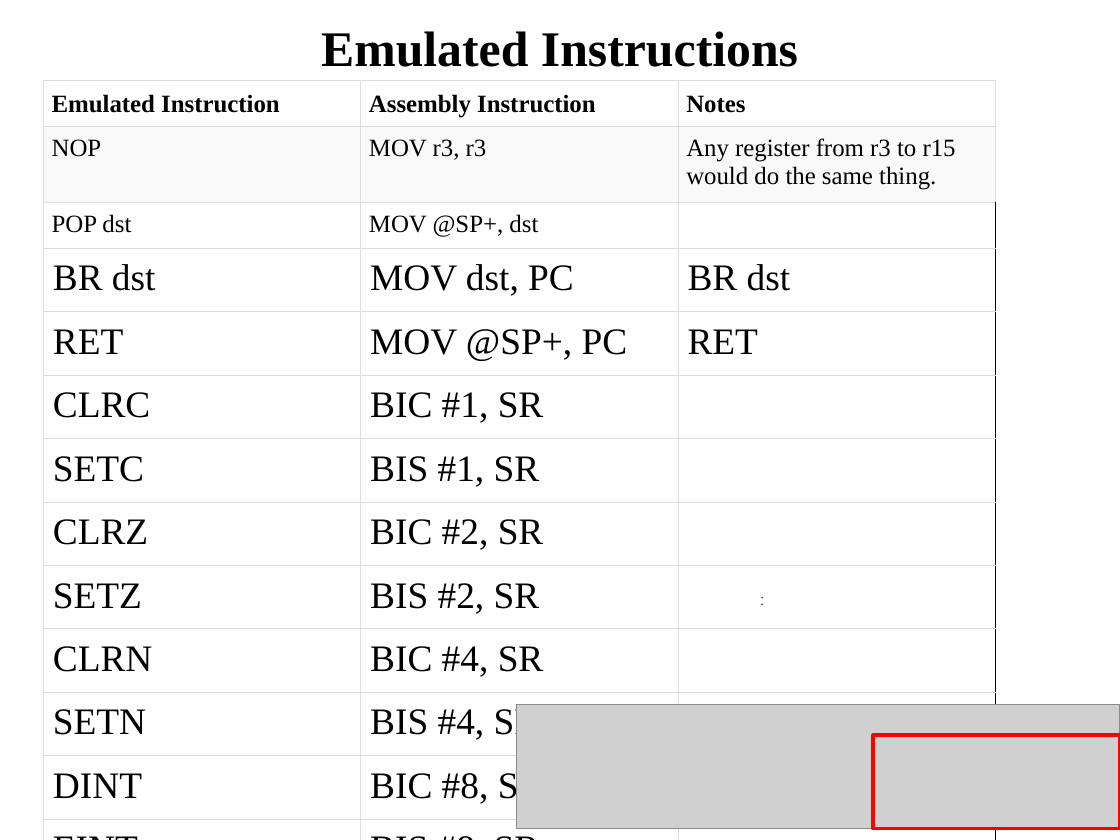
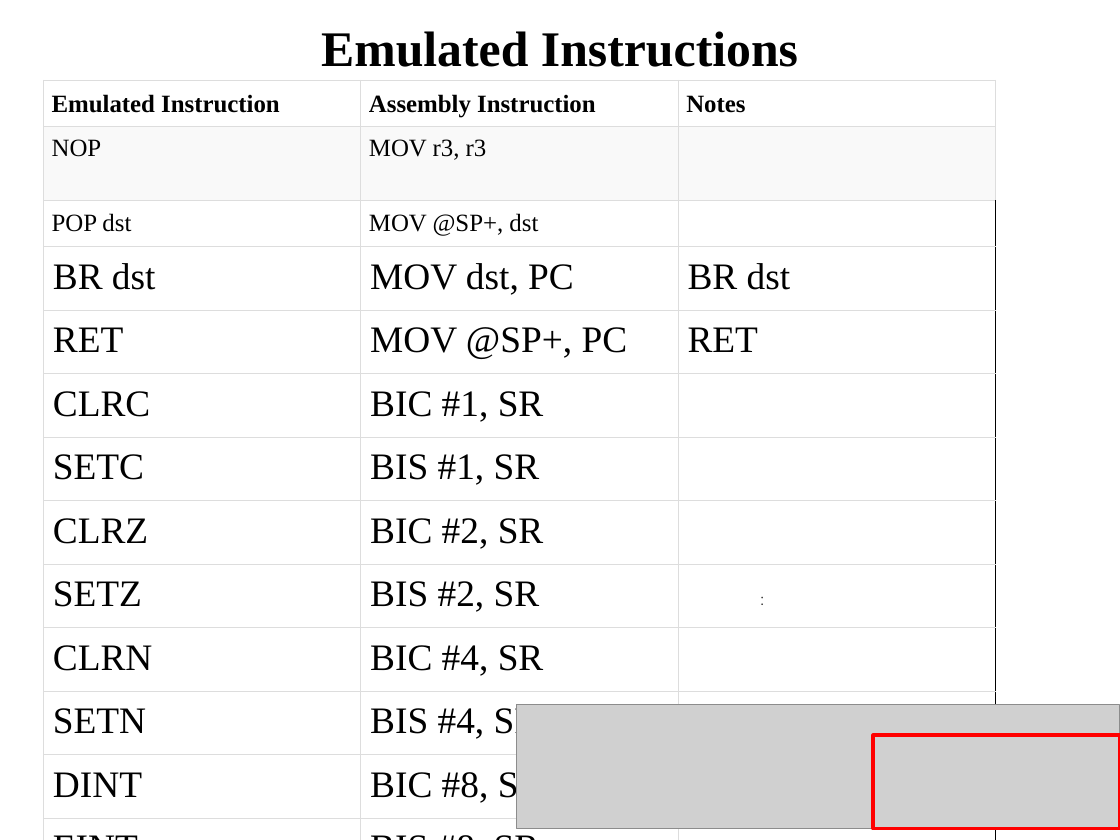
Before and after one commit to pw4rn3r/ECE382, a slide deck: slide 14 of notes/L3/Lsn3.pptx (slide 10 before the commit). Drawn at 1120x840 pixels with LibreOffice and Linux fonts; fonts in the diff are those of the drawing; grey boxes stand for pictures. Boxes give left, top, right and bottom in pixels: in the first picture for what was removed or moved away, otherwise in the second. Text is boxed around its words. In the diff, an @@ line names an element or a change of style, - is before the commit and + after.

```diff
--- a/notes/L3/Lsn3.pptx
+++ b/notes/L3/Lsn3.pptx
@@ table at [44,81,995,808] @@
-row 2, column 3: Any register from r3 to r15 would do the same thing.
+row 2, column 3: 
```
Also in this commit, not shown: 12 other slides changed, 6 slides added, 4 other files.
